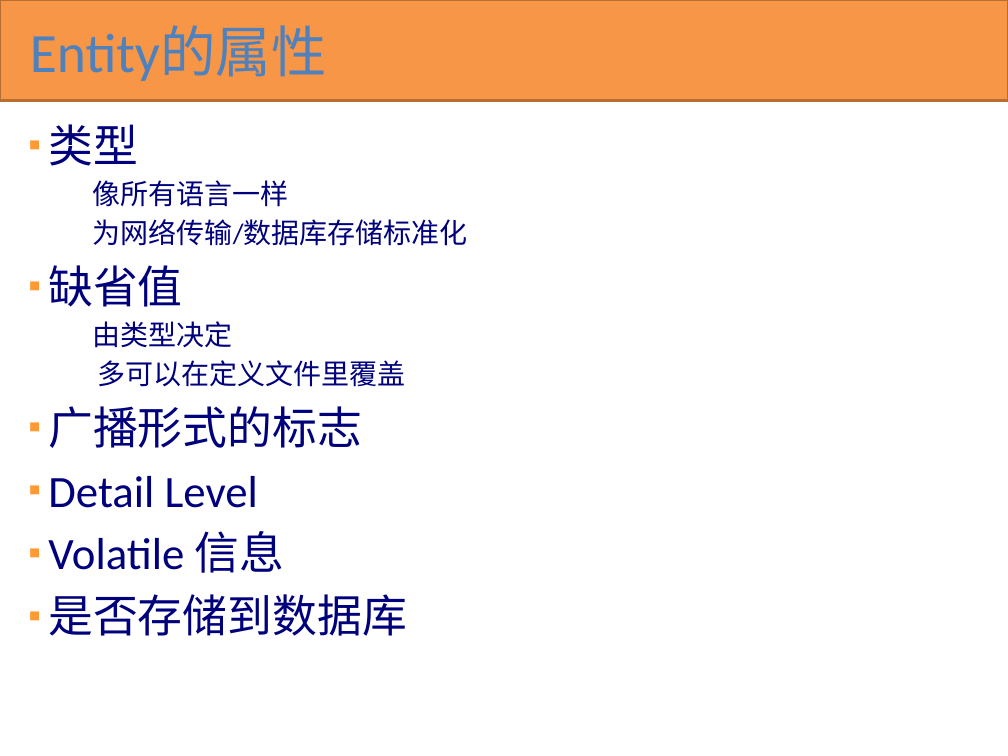
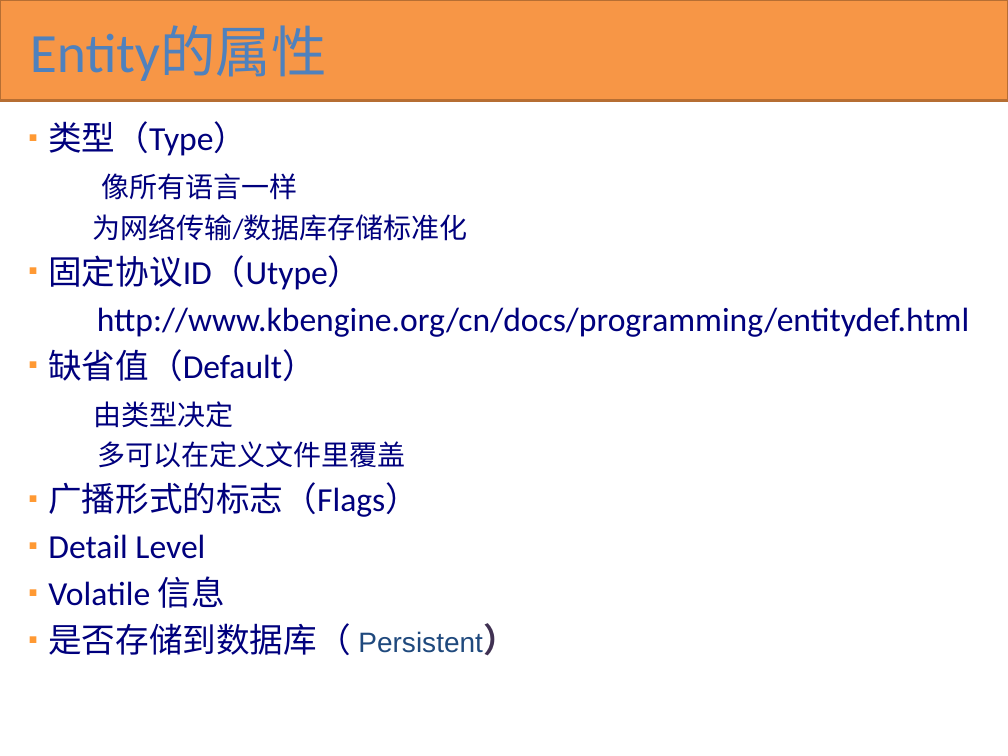
Before and after one commit to kbengine/kbengine_docs, a slide deck: slide 40 of KBEngine overview(cn).pptx. Drawn at 1008x756 pixels with LibreOffice and Linux fonts; fonts in the diff are those of the drawing. Boxes give left, top, right and bottom in pixels: in the first picture for what was removed or moved away, otherwise in the second. Text is boxed around its words. In the diff, an @@ line names an element or a change of style, - is before the commit and + after.

Commit message:
up

```diff
--- a/KBEngine overview(cn).pptx
+++ b/KBEngine overview(cn).pptx
@@ text at (x1=48, y1=121, x2=247, y2=156): text changed; size 32 to 24 pt @@
-▪ 类型
+▪ 类型（Type）
@@ text at (x1=48, y1=255, x2=969, y2=381): text changed; size 32 to 24 pt @@
-▪ 缺省值
+▪ 固定协议ID（Utype）
+http://www.kbengine.org/cn/docs/programming/entitydef.html
+▪ 缺省值（Default）
@@ text at (x1=48, y1=482, x2=419, y2=517): text changed; size 32 to 24 pt @@
-▪ 广播形式的标志
+▪ 广播形式的标志（Flags）
@@ text at (x1=48, y1=534, x2=225, y2=608): size 32 to 24 pt in "Detail Level", "Volatile 信息"; less space between paragraphs @@
@@ text at (x1=48, y1=623, x2=483, y2=655): text changed; size 32 to 24 pt; font Calibri to Arial; text colour #00007D to #1F497D @@
-▪ 是否存储到数据库
+▪ 是否存储到数据库（ Persistent）
```
Also in this commit, not shown: 1 other slide changed.
